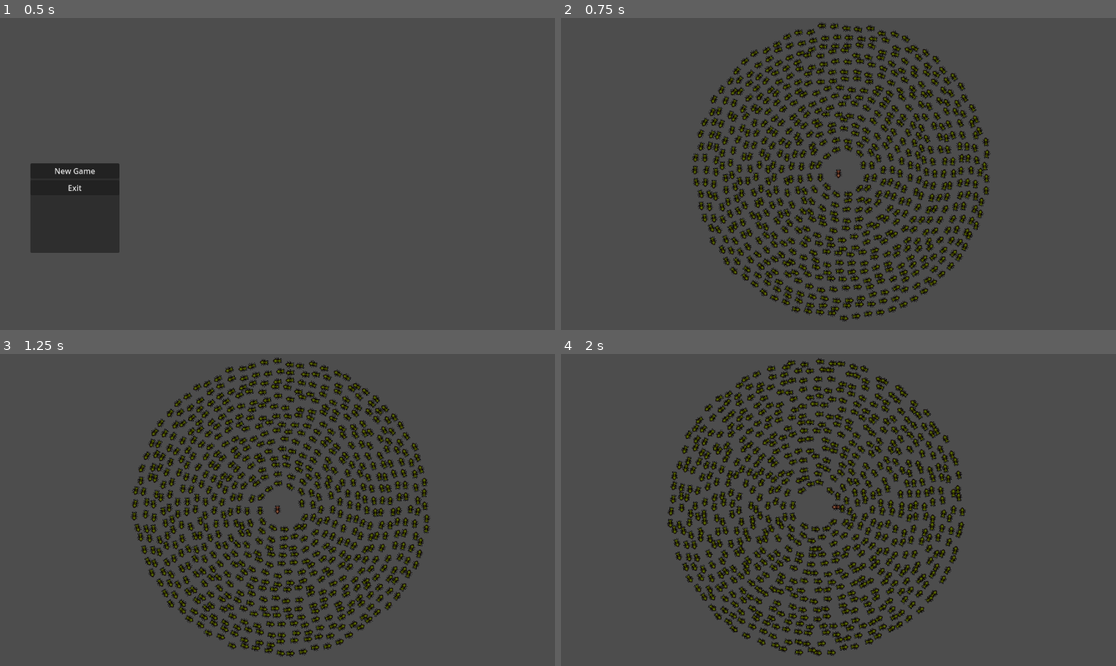
Above: before the commit, frames 1-4 (two rows, left to right).
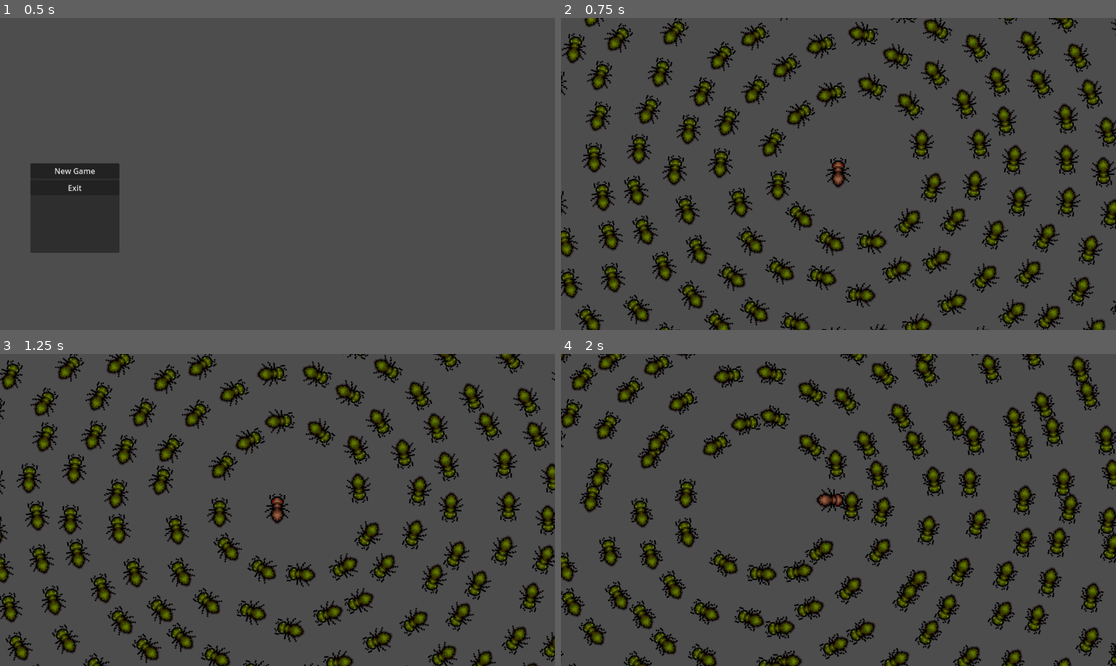
Above: after the commit, the same moments.

Repository: olferuk/gmtk-gamejam-2025
Game: Godot game, scene res://scenes/menus/main_menu.tscn
Same seed, same stepped clock (60 frames per second), same inputs: the game is played once before the commit and once after it.
Inputs:
- Up to frame 1 (0.5 s): no input
- Up to frame 2 (0.75 s): click "New Game" at 0.5 s
- Up to frame 3 (1.25 s): no input
- Up to frame 4 (2 s): hold Right (ui_right) from 1.28 s (still down)

Frame 1 is identical in both runs. In frame 2, 32% of the frame differs, in the area x 0-100%, y 0-100%; in frame 3, 32%; in frame 4, 32%.

Commit message:
Added smth

Diff:
--- a/scenes/main.tscn
+++ b/scenes/main.tscn
@@ -11,4 +11,3 @@
 [node name="Player" parent="." instance=ExtResource("2_player_scene")]
 
 [node name="Camera2D" type="Camera2D" parent="Player"]
-zoom = Vector2(0.3, 0.3)
--- a/src/ant_mill.gd
+++ b/src/ant_mill.gd
@@ -3,28 +3,21 @@
 # Ant Mill system - manages concentric circles of ants
 class_name AntMill
 
-@export var enemy_scene: PackedScene
-@export var max_radius: float = 1000.0 # Outer circle radius
-@export var min_radius: float = 160.0 # Inner circle radius
-@export var circle_count: int = 15 # Number of concentric circles
-@export var ants_per_circle: int = 12 # Base number of ants per circle
+@export var enemy_scene: PackedScene = preload(
+	"res://scenes/game_objects/enemy.tscn"
+)
+@export var min_radius: float = 160.0
+@export var max_radius: float = 1000.0
+@export var circle_count: int = 10
+@export var ants_per_circle: int = 12
 
 var center_position: Vector2
 var active_ants: Array[Enemy] = []
 var player_node: CharacterBody2D = null
 
 func _ready():
-	# Set center to (0, 0)
 	center_position = Vector2.ZERO
-
-	# Load enemy scene if not set
-	if not enemy_scene:
-		enemy_scene = preload("res://scenes/game_objects/enemy.tscn")
-
-	# Find player node
 	call_deferred("_find_player")
-
-	# Generate all ants at start
 	generate_all_ants()
 
 func generate_all_ants():
@@ -34,8 +27,11 @@
 		var current_radius = min_radius + (radius_step * circle_index)
 
 		# More ants on outer circles (proportional to circumference)
-		var ants_on_this_circle = int(ants_per_circle * (current_radius / min_radius))
-		ants_on_this_circle = max(ants_on_this_circle, 6) # Minimum 6 ants per circle
+		var ants_on_this_circle = int(
+			ants_per_circle * (current_radius / min_radius)
+		)
+		# Minimum 6 ants per circle
+		ants_on_this_circle = max(ants_on_this_circle, 6)
 
 		var angle_step = TAU / float(ants_on_this_circle)
 
@@ -69,19 +65,3 @@
 		for ant in active_ants:
 			if is_instance_valid(ant):
 				ant.set_player_reference(player_node)
-
-#func _draw():
-	## Debug visualization (remove in final version)
-	#if Engine.is_editor_hint():
-		#return
-#
-	## Draw concentric circles for reference
-	#var radius_step = (max_radius - min_radius) / float(circle_count - 1)
-#
-	#for i in range(circle_count):
-		#var radius = min_radius + (radius_step * i)
-		#var alpha = 0.3 - (i * 0.02) # Fade outer circles
-		#draw_arc(center_position, radius, 0, TAU, 64, Color(1, 1, 1, alpha), 1.0)
-#
-	## Draw center point
-	#draw_circle(center_position, 5, Color.RED)
--- a/src/enemy.gd
+++ b/src/enemy.gd
@@ -93,7 +93,9 @@
 	var tangent_direction = Vector2(-sin(angle), cos(angle))
 
 	# Blend tangent with actual movement for more natural rotation
-	var final_direction = (tangent_direction * 0.7 + movement_dir * 0.3).normalized()
+	var final_direction = (
+		tangent_direction * 0.7 + movement_dir * 0.3
+	).normalized()
 	animated_sprite.rotation = final_direction.angle() + PI / 2
 
 	# Move to target position smoothly with limited speed
@@ -106,16 +108,18 @@
 	velocity = desired_velocity
 	move_and_slide()
 
-func _update_radius_wobble(delta: float):
+func _update_radius_wobble(_delta: float):
 	# Use sine waves with different frequencies for smooth radius variation
 	var wobble = sin(noise_time * 2.3 + radius_noise_offset) * radius_wobble * 0.5
 	wobble += sin(noise_time * 1.7 + radius_noise_offset + 50.0) * radius_wobble * 0.3
 	current_radius = base_radius + wobble
 
-func _update_speed_variation(delta: float):
+func _update_speed_variation(_delta: float):
 	# Subtle speed changes over time
 	var speed_wobble = sin(noise_time * 1.1 + speed_noise_offset) * 0.2
-	speed_multiplier = 1.0 + randf_range(-speed_variation, speed_variation) * 0.5 + speed_wobble
+	speed_multiplier = 1.0 + randf_range(
+		-speed_variation, speed_variation
+	) * 0.5 + speed_wobble
 
 func set_player_reference(player: CharacterBody2D):
 	player_node = player
@@ -130,7 +134,11 @@
 		return Vector2.ZERO
 
 	# Calculate repulsion force (stronger when closer)
-	var repulsion_direction = (global_position - player_node.global_position).normalized()
-	var repulsion_strength = player_repulsion_strength * (1.0 - distance_to_player / player_repulsion_radius)
+	var repulsion_direction = (
+		global_position - player_node.global_position
+	).normalized()
+	var repulsion_strength = player_repulsion_strength * (
+		1.0 - distance_to_player / player_repulsion_radius
+		)
 
 	return repulsion_direction * repulsion_strength
--- a/src/player.gd
+++ b/src/player.gd
@@ -6,13 +6,16 @@
 
 func _physics_process(_delta: float) -> void:
 	# Get input direction vector for 8-directional movement
-	var input_vector = Input.get_vector("ui_left", "ui_right", "ui_up", "ui_down")
+	var input_vector = Input.get_vector(
+		"ui_left", "ui_right", "ui_up", "ui_down"
+	)
 
 	# Apply movement
 	if input_vector != Vector2.ZERO:
 		velocity = input_vector * SPEED
 
-		# Rotate sprite to face movement direction (compensate for sprite facing up initially)
+		# Rotate sprite to face movement direction
+		#  (compensate for sprite facing up initially)
 		animated_sprite.rotation = input_vector.angle() + PI / 2
 
 		# Play walk animation if not already playing
